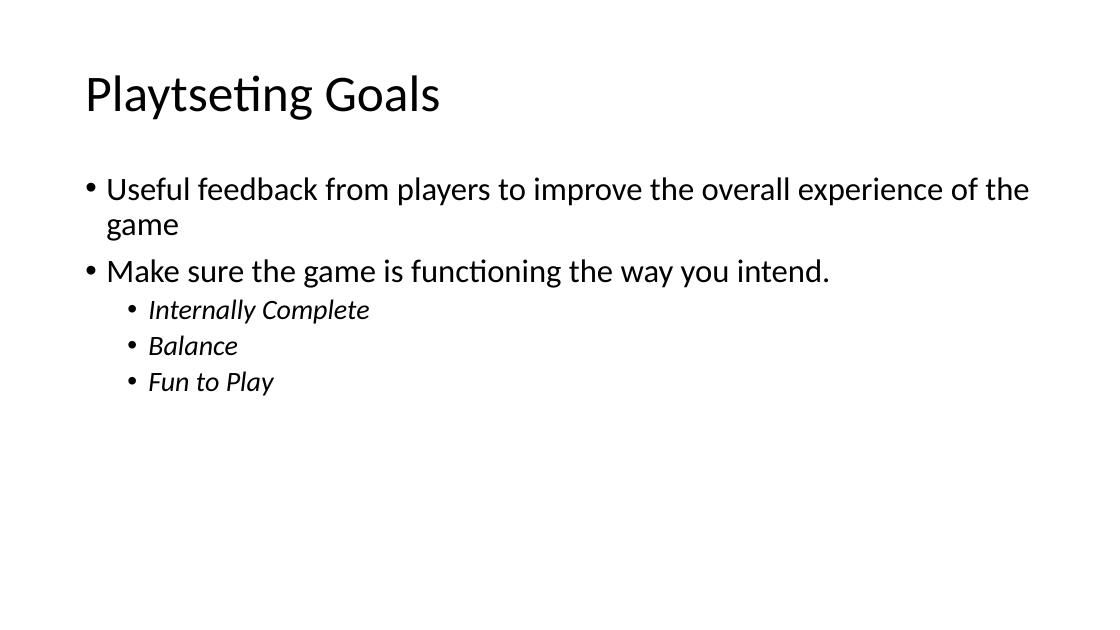
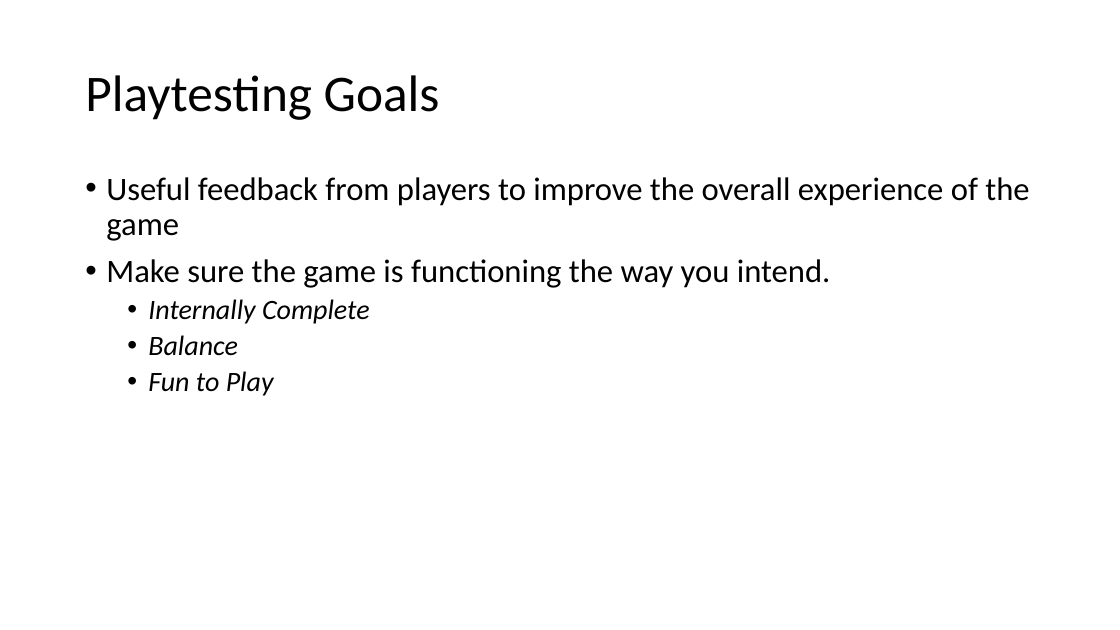
Before and after one commit to myuwbclasses/IntroGameDevelopment, a slide deck: slide 4 of PPT/Playtesting.pptx. Drawn at 1120x630 pixels with LibreOffice and Linux fonts; fonts in the diff are those of the drawing. Boxes give left, top, right and bottom in pixels: in the first picture for what was removed or moved away, otherwise in the second. Text is boxed around its words. In the diff, an @@ line names an element or a change of style, - is before the commit and + after.

```diff
--- a/PPT/Playtesting.pptx
+++ b/PPT/Playtesting.pptx
@@ title at (85, 75, 440, 120): text changed @@
-Playtseting Goals
+Playtesting Goals
```
Also in this commit, not shown: 1 other slide changed.
